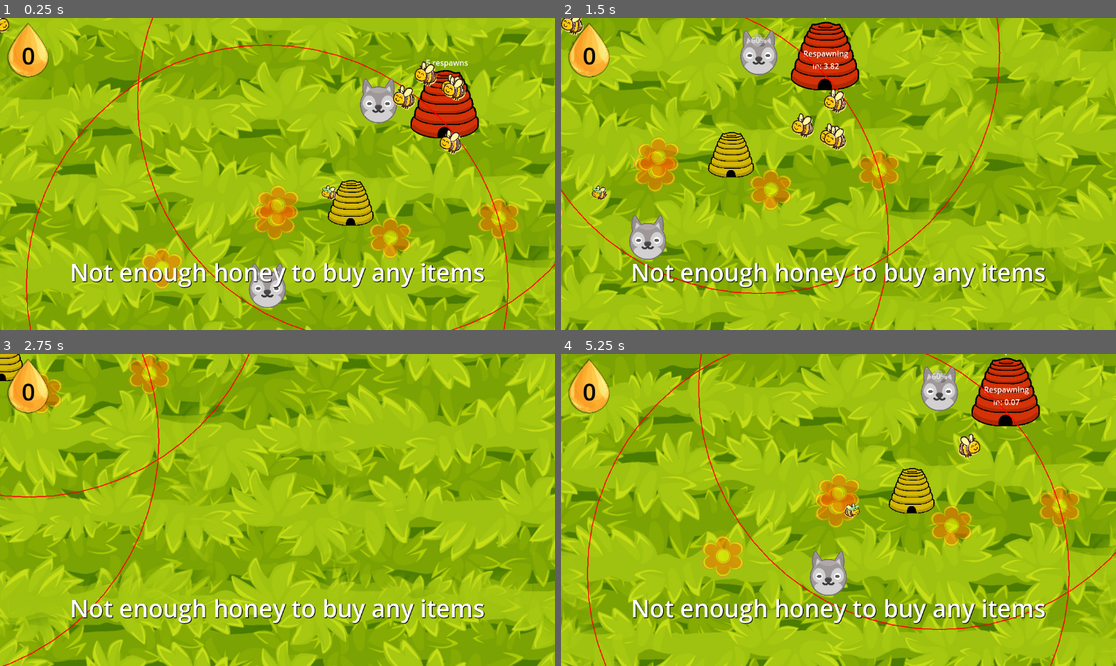
Above: before the commit, frames 1-4 (two rows, left to right).
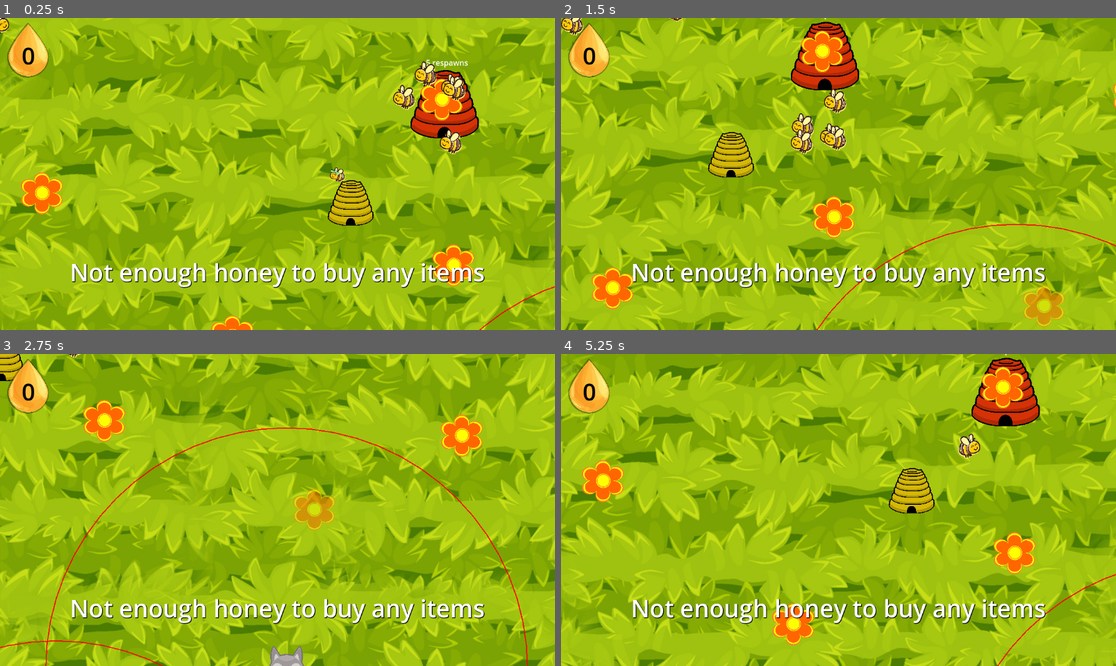
Above: after the commit, the same moments.

Repository: jam53/GMTK-Gamejam-2024
Game: Godot game, scene res://scenes/lawn.tscn
The game is run twice, just before and just after one commit, with the same random seed, the same clock (stepped at 60 frames per second) and the same inputs.
Inputs (mouse positions are in pixels of both pictures, inside the frame that each line leads up to):
- Up to frame 1 (0.25 s): no input
- Up to frame 2 (1.5 s): move the mouse to (960, 158) at 0.52 s; press the mouse at (960, 158) at 0.53 s; hold D (right) 0.53-1.28 s; move the mouse to (727, 189) at 1.27 s; release the mouse at (727, 189) at 1.28 s; hold S (down) from 1.28 s (still down); tap Z (disable_follow) at 1.35 s
- Up to frame 3 (2.75 s): move the mouse to (333, 441) at 2.02 s; release S (down) at 2.03 s; press the mouse at (333, 441) at 2.03 s; hold D (right) from 2.03 s (still down)
- Up to frame 4 (5.25 s): move the mouse to (810, 572) at 2.77 s; release D (right) at 2.78 s; release the mouse at (810, 572) at 2.78 s; hold W (up) 2.78-3.53 s; tap Z (disable_follow) at 2.85, 4.35 s; click (810, 572) at 2.92 s; move the mouse to (1005, 556) at 3.52 s; press the mouse at (1005, 556) at 3.53 s; hold A (left) 3.53-5.03 s; move the mouse to (672, 463) at 4.27 s; release the mouse at (672, 463) at 4.28 s; move the mouse to (866, 510) at 5.02 s; press the mouse at (866, 510) at 5.03 s; hold S (down) from 5.03 s (still down)

The runs differ from the first frame. In frame 1, 7.6% of the frame differs, in the area x 3-100%, y 0-100%; in frame 2, 8.2%; in frame 3, 4.6%; in frame 4, 8.5%.

Commit message:
area populating 🌳
* dogs populated in nearby area
* basic flowers populated area
* dogs/flowers don't spawn too close to each other

Diff:
--- a/scenes/enemies/enemy_dog.tscn
+++ b/scenes/enemies/enemy_dog.tscn
@@ -14,7 +14,7 @@
 [sub_resource type="RectangleShape2D" id="RectangleShape2D_x6453"]
 size = Vector2(43.4186, 98.3612)
 
-[node name="EnemyDog" type="CharacterBody2D" groups=["badgers"]]
+[node name="EnemyDog" type="CharacterBody2D" groups=["dogs"]]
 script = ExtResource("1_hwlbg")
 
 [node name="Dog" type="Sprite2D" parent="."]
--- a/scenes/lawn.tscn
+++ b/scenes/lawn.tscn
@@ -53,11 +53,11 @@
 
 [node name="FlowerSpawner" parent="Spawners" instance=ExtResource("3_amc8p")]
 position = Vector2(-440, 248)
+initial_amount = 100
 scene = ExtResource("8_ub6ku")
 
 [node name="DogSpawner" parent="Spawners" instance=ExtResource("3_amc8p")]
-position = Vector2(-409, 258)
-initial_amount = 2
+initial_amount = 20
 scene = ExtResource("9_u5hqr")
 group = "badgers"
 
--- a/scenes/spawner.tscn
+++ b/scenes/spawner.tscn
@@ -7,7 +7,7 @@
 spawn_area = NodePath("SpawnArea")
 
 [node name="SpawnArea" type="ReferenceRect" parent="."]
-offset_left = 445.0
-offset_top = -257.0
-offset_right = 1530.0
-offset_bottom = 305.0
+offset_left = -2827.0
+offset_top = -2573.0
+offset_right = 2908.0
+offset_bottom = 2448.0
--- a/scripts/background.gd
+++ b/scripts/background.gd
@@ -8,173 +8,173 @@
 var chunks_pool: Dictionary  # Key: Vector2 (position), Value: Sprite2D (chunk in world).
 
 func _ready():
-    assert(chunk_texture.get_size().x == chunk_texture.get_size().y, "Chunk texture isn't square") # Ensure that the chunk texture is square to prevent any issues when tiling
-    assert(amount_of_chunks > 0 and fmod(sqrt(amount_of_chunks), 1) == 0, "The amount of chunks (" + str(amount_of_chunks) + ") is not a perfect square.") # Ensure the number of chunks forms a square
+	assert(chunk_texture.get_size().x == chunk_texture.get_size().y, "Chunk texture isn't square") # Ensure that the chunk texture is square to prevent any issues when tiling
+	assert(amount_of_chunks > 0 and fmod(sqrt(amount_of_chunks), 1) == 0, "The amount of chunks (" + str(amount_of_chunks) + ") is not a perfect square.") # Ensure the number of chunks forms a square
 
-    chunk_size = chunk_texture.get_size().x # Initialize chunk size from texture size
+	chunk_size = chunk_texture.get_size().x # Initialize chunk size from texture size
 
-    spawn_initial_chunks(player.position) # Spawn the initial set of chunks around the player
+	spawn_initial_chunks(player.position) # Spawn the initial set of chunks around the player
 
 func _process(_delta: float):
-    # Check if the player's position is within the chunk area with some margin
-    if !is_position_within_any(chunks_pool.keys(), player.position, chunk_size / 4):
-        # Determine which chunks need to be moved based on player's position
-        var chunk_positions_to_change: Array[Vector2] = get_furthest_side_chunks_positions(chunks_pool.keys(), player.position)
+	# Check if the player's position is within the chunk area with some margin
+	if !is_position_within_any(chunks_pool.keys(), player.position, chunk_size / 4):
+		# Determine which chunks need to be moved based on player's position
+		var chunk_positions_to_change: Array[Vector2] = get_furthest_side_chunks_positions(chunks_pool.keys(), player.position)
 
-        for chunk_pos in chunk_positions_to_change:
-            var chunk_sprite: Sprite2D = chunks_pool[chunk_pos]
-            chunks_pool.erase(chunk_pos)
+		for chunk_pos in chunk_positions_to_change:
+			var chunk_sprite: Sprite2D = chunks_pool[chunk_pos]
+			chunks_pool.erase(chunk_pos)
 
-            var grid_size := get_grid_size()
+			var grid_size := get_grid_size()
 
-            # Move chunks to the opposite side of the grid based on player’s position
-            if are_chunks_row(chunk_positions_to_change) and chunk_positions_to_change[0].y < player.position.y:
-                chunk_pos.y += chunk_size * grid_size  # Move chunks down
-            elif are_chunks_row(chunk_positions_to_change) and chunk_positions_to_change[0].y > player.position.y:
-                chunk_pos.y -= chunk_size * grid_size  # Move chunks up
-            elif !are_chunks_row(chunk_positions_to_change) and chunk_positions_to_change[0].x < player.position.x:
-                chunk_pos.x += chunk_size * grid_size  # Move chunks right
-            elif !are_chunks_row(chunk_positions_to_change) and chunk_positions_to_change[0].x > player.position.x:
-                chunk_pos.x -= chunk_size * grid_size  # Move chunks left
+			# Move chunks to the opposite side of the grid based on player’s position
+			if are_chunks_row(chunk_positions_to_change) and chunk_positions_to_change[0].y < player.position.y:
+				chunk_pos.y += chunk_size * grid_size  # Move chunks down
+			elif are_chunks_row(chunk_positions_to_change) and chunk_positions_to_change[0].y > player.position.y:
+				chunk_pos.y -= chunk_size * grid_size  # Move chunks up
+			elif !are_chunks_row(chunk_positions_to_change) and chunk_positions_to_change[0].x < player.position.x:
+				chunk_pos.x += chunk_size * grid_size  # Move chunks right
+			elif !are_chunks_row(chunk_positions_to_change) and chunk_positions_to_change[0].x > player.position.x:
+				chunk_pos.x -= chunk_size * grid_size  # Move chunks left
 
-            # Update chunk sprite position
-            chunk_sprite.position = chunk_pos
+			# Update chunk sprite position
+			chunk_sprite.position = chunk_pos
 
-            # Re-add the chunk to the pool with the new position
-            chunks_pool[chunk_pos] = chunk_sprite
+			# Re-add the chunk to the pool with the new position
+			chunks_pool[chunk_pos] = chunk_sprite
 
 func spawn_initial_chunks(player_pos: Vector2):
-    # Generate initial positions for chunks around the player
-    var chunk_locations_to_spawn: Array[Vector2] = generate_positions_around(player_pos, amount_of_chunks)
-    chunk_locations_to_spawn.append(player_pos)
+	# Generate initial positions for chunks around the player
+	var chunk_locations_to_spawn: Array[Vector2] = generate_positions_around(player_pos, amount_of_chunks)
+	chunk_locations_to_spawn.append(player_pos)
 
-    for chunk_loc in chunk_locations_to_spawn:
-        spawn_tile(chunk_loc)
+	for chunk_loc in chunk_locations_to_spawn:
+		spawn_tile(chunk_loc)
 
 # Instantiates a tile at a given position
 func spawn_tile(pos: Vector2):
-    var tile := Sprite2D.new()
-    tile.texture = chunk_texture
-    tile.position = pos
+	var tile := Sprite2D.new()
+	tile.texture = chunk_texture
+	tile.position = pos
 
-    chunks_pool[pos] = tile
-    add_child(tile)
+	chunks_pool[pos] = tile
+	add_child(tile)
 
 func generate_positions_around(center: Vector2, num_positions: int) -> Array[Vector2]:
-    var positions: Array[Vector2] = []
-    var distance := chunk_size  # Distance from the center point
+	var positions: Array[Vector2] = []
+	var distance := chunk_size  # Distance from the center point
 
-    var grid_size = get_grid_size()
+	var grid_size = get_grid_size()
 
-    # Generate positions in a grid around the center
-    for x in range(-grid_size / 2, grid_size / 2 + 1):
-        for y in range(-grid_size / 2, grid_size / 2 + 1):
-            if x == 0 and y == 0:
-                continue  # Skip the center point
+	# Generate positions in a grid around the center
+	for x in range(-grid_size / 2, grid_size / 2 + 1):
+		for y in range(-grid_size / 2, grid_size / 2 + 1):
+			if x == 0 and y == 0:
+				continue  # Skip the center point
 
-            positions.append(center + Vector2(x * distance, y * distance))
+			positions.append(center + Vector2(x * distance, y * distance))
 
-            if positions.size() >= num_positions:
-                return positions  # Return early if enough positions are generated
+			if positions.size() >= num_positions:
+				return positions  # Return early if enough positions are generated
 
-    return positions
+	return positions
 
 # Checks if a position is within a given distance of any chunk
 func is_position_within_any(chunks_array: Array, position: Vector2, distance: float) -> bool:
-    for chunk in chunks_array:
-        if position.distance_to(chunk) <= distance:
-            return true
-    return false
+	for chunk in chunks_array:
+		if position.distance_to(chunk) <= distance:
+			return true
+	return false
 
 
 # Determines which side of the chunk grid is furthest from the given position and returns the chunks on that side.
 func get_furthest_side_chunks_positions(chunks_array: Array, position: Vector2) -> Array[Vector2]:
-    if chunks_array.size() == 0:
-        return []
+	if chunks_array.size() == 0:
+		return []
 
-    # Initialize boundary values
-    var min_x = INF
-    var max_x = -INF
-    var min_y = INF
-    var max_y = -INF
+	# Initialize boundary values
+	var min_x = INF
+	var max_x = -INF
+	var min_y = INF
+	var max_y = -INF
 
-    # Dictionaries to store chunks on each boundary side
-    var top_row_chunks: Array[Vector2] = []
-    var bottom_row_chunks: Array[Vector2] = []
-    var left_column_chunks: Array[Vector2] = []
-    var right_column_chunks: Array[Vector2] = []
+	# Dictionaries to store chunks on each boundary side
+	var top_row_chunks: Array[Vector2] = []
+	var bottom_row_chunks: Array[Vector2] = []
+	var left_column_chunks: Array[Vector2] = []
+	var right_column_chunks: Array[Vector2] = []
 
-    # Determine the boundaries of the grid
-    for chunk in chunks_array:
-        if chunk.x < min_x:
-            min_x = chunk.x
-        if chunk.x > max_x:
-            max_x = chunk.x
-        if chunk.y < min_y:
-            min_y = chunk.y
-        if chunk.y > max_y:
-            max_y = chunk.y
+	# Determine the boundaries of the grid
+	for chunk in chunks_array:
+		if chunk.x < min_x:
+			min_x = chunk.x
+		if chunk.x > max_x:
+			max_x = chunk.x
+		if chunk.y < min_y:
+			min_y = chunk.y
+		if chunk.y > max_y:
+			max_y = chunk.y
 
-    # Categorize chunks based on their positions
-    for chunk in chunks_array:
-        if chunk.y == max_y:
-            top_row_chunks.append(chunk)
-        if chunk.y == min_y:
-            bottom_row_chunks.append(chunk)
-        if chunk.x == min_x:
-            left_column_chunks.append(chunk)
-        if chunk.x == max_x:
-            right_column_chunks.append(chunk)
+	# Categorize chunks based on their positions
+	for chunk in chunks_array:
+		if chunk.y == max_y:
+			top_row_chunks.append(chunk)
+		if chunk.y == min_y:
+			bottom_row_chunks.append(chunk)
+		if chunk.x == min_x:
+			left_column_chunks.append(chunk)
+		if chunk.x == max_x:
+			right_column_chunks.append(chunk)
 
-    # Calculate distances from the position to each boundary side
-    var top_distance = INF
-    for chunk in top_row_chunks:
-        var dist = position.distance_to(chunk)
-        if dist < top_distance:
-            top_distance = dist
+	# Calculate distances from the position to each boundary side
+	var top_distance = INF
+	for chunk in top_row_chunks:
+		var dist = position.distance_to(chunk)
+		if dist < top_distance:
+			top_distance = dist
 
-    var bottom_distance = INF
-    for chunk in bottom_row_chunks:
-        var dist = position.distance_to(chunk)
-        if dist < bottom_distance:
-            bottom_distance = dist
+	var bottom_distance = INF
+	for chunk in bottom_row_chunks:
+		var dist = position.distance_to(chunk)
+		if dist < bottom_distance:
+			bottom_distance = dist
 
-    var left_distance = INF
-    for chunk in left_column_chunks:
-        var dist = position.distance_to(chunk)
-        if dist < left_distance:
-            left_distance = dist
+	var left_distance = INF
+	for chunk in left_column_chunks:
+		var dist = position.distance_to(chunk)
+		if dist < left_distance:
+			left_distance = dist
 
-    var right_distance = INF
-    for chunk in right_column_chunks:
-        var dist = position.distance_to(chunk)
-        if dist < right_distance:
-            right_distance = dist
+	var right_distance = INF
+	for chunk in right_column_chunks:
+		var dist = position.distance_to(chunk)
+		if dist < right_distance:
+			right_distance = dist
 
-    # Determine the furthest side
-    var furthest_side_chunks = []
+	# Determine the furthest side
+	var furthest_side_chunks = []
 
-    if top_distance >= bottom_distance and top_distance >= left_distance and top_distance >= right_distance:
-        furthest_side_chunks = top_row_chunks
-    elif bottom_distance >= top_distance and bottom_distance >= left_distance and bottom_distance >= right_distance:
-        furthest_side_chunks = bottom_row_chunks
-    elif left_distance >= top_distance and left_distance >= bottom_distance and left_distance >= right_distance:
-        furthest_side_chunks = left_column_chunks
-    elif right_distance >= top_distance and right_distance >= bottom_distance and right_distance >= left_distance:
-        furthest_side_chunks = right_column_chunks
+	if top_distance >= bottom_distance and top_distance >= left_distance and top_distance >= right_distance:
+		furthest_side_chunks = top_row_chunks
+	elif bottom_distance >= top_distance and bottom_distance >= left_distance and bottom_distance >= right_distance:
+		furthest_side_chunks = bottom_row_chunks
+	elif left_distance >= top_distance and left_distance >= bottom_distance and left_distance >= right_distance:
+		furthest_side_chunks = left_column_chunks
+	elif right_distance >= top_distance and right_distance >= bottom_distance and right_distance >= left_distance:
+		furthest_side_chunks = right_column_chunks
 
-    return furthest_side_chunks
+	return furthest_side_chunks
 
 # Checks if the provided chunks are lined next to each other in a row
 func are_chunks_row(chunks: Array[Vector2]) -> bool:
-    var y_pos = chunks[0].y
+	var y_pos = chunks[0].y
 
-    for chunk in chunks:
-        if y_pos != chunk.y:
-            return false  # Chunks are not in a row
+	for chunk in chunks:
+		if y_pos != chunk.y:
+			return false  # Chunks are not in a row
 
-    return true  # Chunks are in a row
+	return true  # Chunks are in a row
 
 # Returns the grid size (number of rows or columns)
 func get_grid_size() -> int:
-    return int(ceil(sqrt(amount_of_chunks)))
+	return int(ceil(sqrt(amount_of_chunks)))
--- a/scripts/basic_flower.gd
+++ b/scripts/basic_flower.gd
@@ -3,7 +3,7 @@
 # Called every frame. 'delta' is the elapsed time since the previous frame.
 func _process(delta):
 	var badger_nearby = false
-	for badger in get_tree().get_nodes_in_group("badgers"):
+	for badger in get_tree().get_nodes_in_group("dogs"):
 		if global_position.distance_to(badger.global_position) < 500:
 			badger_nearby = true
 			break
--- a/scripts/spawners/spawner.gd
+++ b/scripts/spawners/spawner.gd
@@ -1,4 +1,3 @@
-# FlowerScript.gd
 extends Node2D
 
 @export var initial_amount: int = 5
@@ -7,6 +6,8 @@
 @export_category("Items to spawn")
 @export var scene: PackedScene
 @export var group: String
+
+var spawned_positions = []
 
 # Called when the node enters the scene tree for the first time.
 func _ready():
@@ -18,6 +19,13 @@
 	var top_left = spawn_area.get_rect().position
 	var bottom_right = spawn_area.get_rect().end
 	return Vector2(randf_range(top_left.x, bottom_right.x), randf_range(bottom_right.y, top_left.y))
+
+# Checks if the position is too close to any existing positions
+func is_too_close(pos: Vector2, min_distance: float) -> bool:
+	for existing_pos in spawned_positions:
+		if pos.distance_to(existing_pos) < min_distance:
+			return true
+	return false
 
 # Instantiates a flower at a given position.
 func spawn_item(flower: PackedScene, pos: Vector2) -> Node:
@@ -33,4 +41,7 @@
 func generate_items(flower: PackedScene, amount := 1):
 	for i in range(0, amount):
 		var pos = generate_random_position()
+		while is_too_close(pos, 300):
+			pos = generate_random_position()
 		spawn_item(flower, pos)
+		spawned_positions.append(pos)
Not shown: 1 places in scenes/lawn.tscn that only renumber resources
